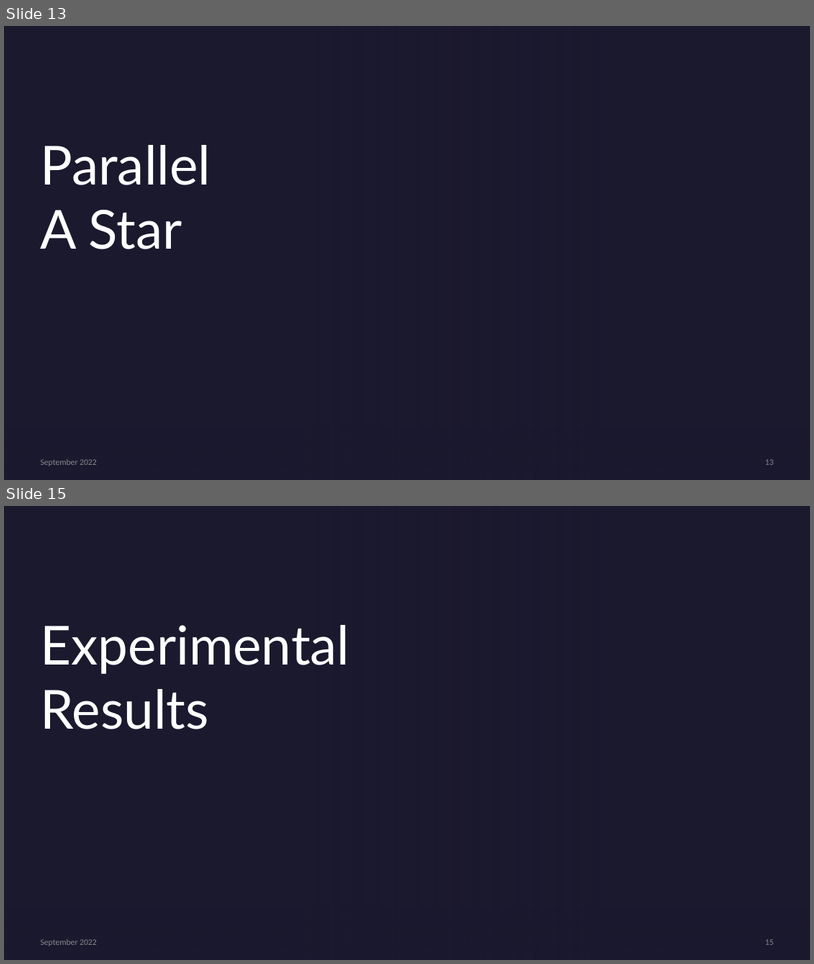
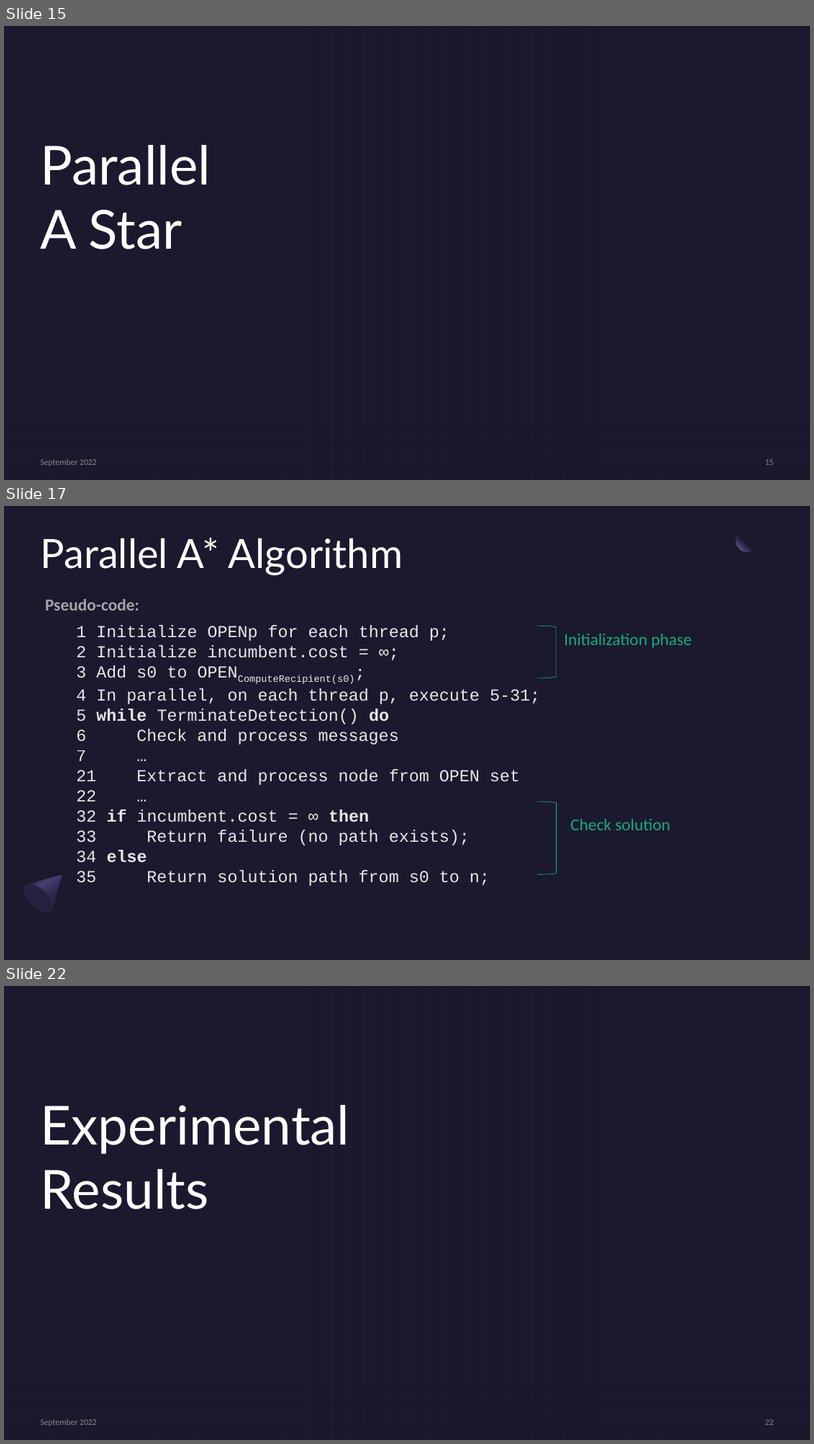
Before and after one commit to Salvo-kun/a-star, a slide deck: presentation/astar_slides.pptx. Shown one above the other, each under a label of ours: slides 13 and 15 before the commit, slides 15, 17 and 22 after it; the slides between them are not shown. The pictures are 814x964 and 814x1444 pixels, drawn with LibreOffice and Linux fonts; fonts in the diff are those of the drawing; background and template pictures are left out. Boxes give left, top, right and bottom in pixels: in the first picture for what was removed or moved away, otherwise in the second. Text is boxed around its words. In the diff, an @@ line names an element or a change of style, - is before the commit and + after.

Commit message:
AStar | DOC | AStar slides and pseudo-code fixes

```diff
--- a/presentation/astar_slides.pptx
+++ b/presentation/astar_slides.pptx
@@ slide 17 added at (4,506,810,960), background #1B192E @@
@@ title added at (41,538,404,576), 48 pt, text #FFFFFF @@
+Parallel A* Algorithm
@@ ellipse added at (736,528,760,551), fill gradient #1B192E to #7771B2 @@
@@ text added at (45,599,139,610), 20 pt, text #FFFFFF at 60% opacity, bold @@
+Pseudo-code:
@@ text added at (76,625,540,885), 20 pt, text #FFFFFF at 90% opacity @@
+1 Initialize OPENp for each thread p;
+2 Initialize incumbent.cost = ∞;
+3 Add s0 to OPENComputeRecipient(s0);
+4 In parallel, on each thread p, execute 5-31;
+5 while TerminateDetection() do
+6 Check and process messages
+7 …
+21 Extract and process node from OPEN set
+22 …
+32 if incumbent.cost = ∞ then
+33 Return failure (no path exists);
+34 else
+35 Return solution path from s0 to n;
@@ right bracket added at (538,626,556,678), outline #13BE89 0.5 pt @@
@@ text added at (564,633,692,648), 20 pt, text #13BE89 at 90% opacity @@
+Initialization phase
@@ right bracket added at (538,801,556,874), outline #13BE89 0.5 pt @@
@@ text added at (571,818,671,830), 20 pt, text #13BE89 at 90% opacity @@
+Check solution
@@ freeform shape added at (19,862,74,917), fill gradient #2C284A to #454075 to #1B192E @@
@@ ellipse added at (19,879,57,917), fill gradient #23213C to #2C284A @@
@@ what was slide 13 is now slide 15 @@
@@ page number at (766,459,774,464): text changed @@
-13
+15
@@ what was slide 15 is now slide 22 @@
@@ page number at (766,1419,774,1424): text changed @@
-15
+22
```
Also in this commit, not shown: 4 slides changed, 8 other slides added, 2 slides removed, 2 other files.
